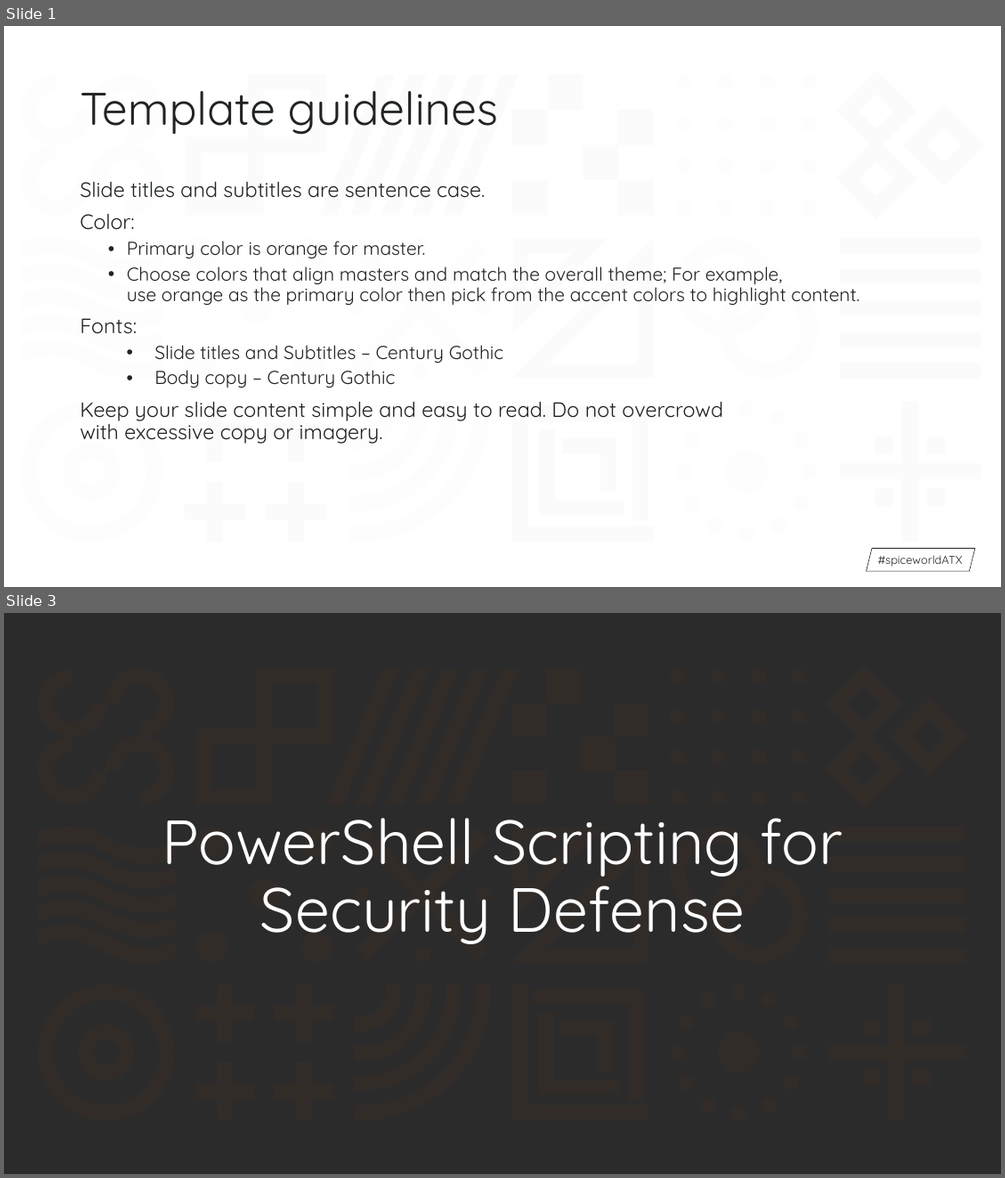
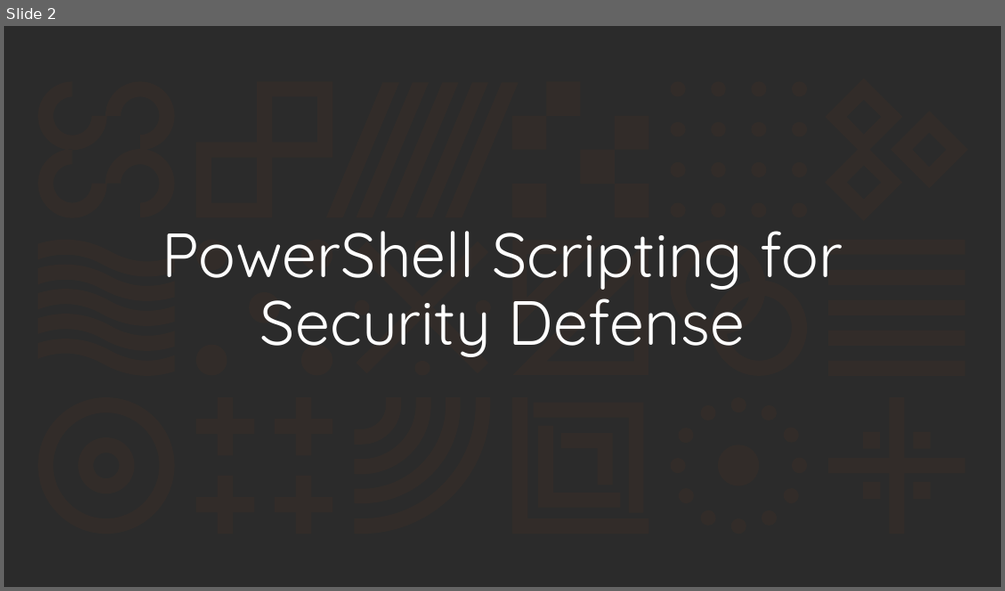
Before and after one commit to nalmiron/Spiceworld2019, a slide deck: SecurityDefense/SpiceWorld2019_PowerShell Scripting for Security Defense.pptx. Shown one above the other, each under a label of ours: slides 1 and 3 before the commit, slide 2 after it; the slides between them are not shown. The pictures are 1005x1178 and 1005x591 pixels, drawn with LibreOffice and Linux fonts; fonts in the diff are those of the drawing; background and template pictures are left out; a plain dark background stands for a picture behind light text. Boxes give left, top, right and bottom in pixels: in the first picture for what was removed or moved away, otherwise in the second. Text is boxed around its words. In the diff, an @@ line names an element or a change of style, - is before the commit and + after.

```diff
--- a/SecurityDefense/SpiceWorld2019_PowerShell Scripting for Security Defense.pptx
+++ b/SecurityDefense/SpiceWorld2019_PowerShell Scripting for Security Defense.pptx
@@ slide 1 removed at (4,26,1001,587), background #FFFFFF @@
@@ title removed at (80,91,498,135) @@
-Template guidelines
@@ text removed at (80,182,859,443) @@
-Slide titles and subtitles are sentence case.
-Color:
-  • Primary color is orange for master.
-  • Choose colors that align masters and match the overall theme; For example,
-    use orange as the primary color then pick from the accent colors to highlight content.
-Fonts:
-  • Slide titles and Subtitles – Century Gothic
-  • Body copy – Century Gothic
-Keep your slide content simple and easy to read. Do not overcrowd
-with excessive copy or imagery.
@@ group removed at (21,70,985,541): 27 freeform shapes @@
@@ parallelogram removed at (866,548,975,572) @@
@@ text removed at (878,555,963,566) @@
-#spiceworldATX
@@ what was slide 3 is now slide 2 @@
```
Also in this commit, not shown: 4 slides added, 7 other slides removed, 2 other files.
